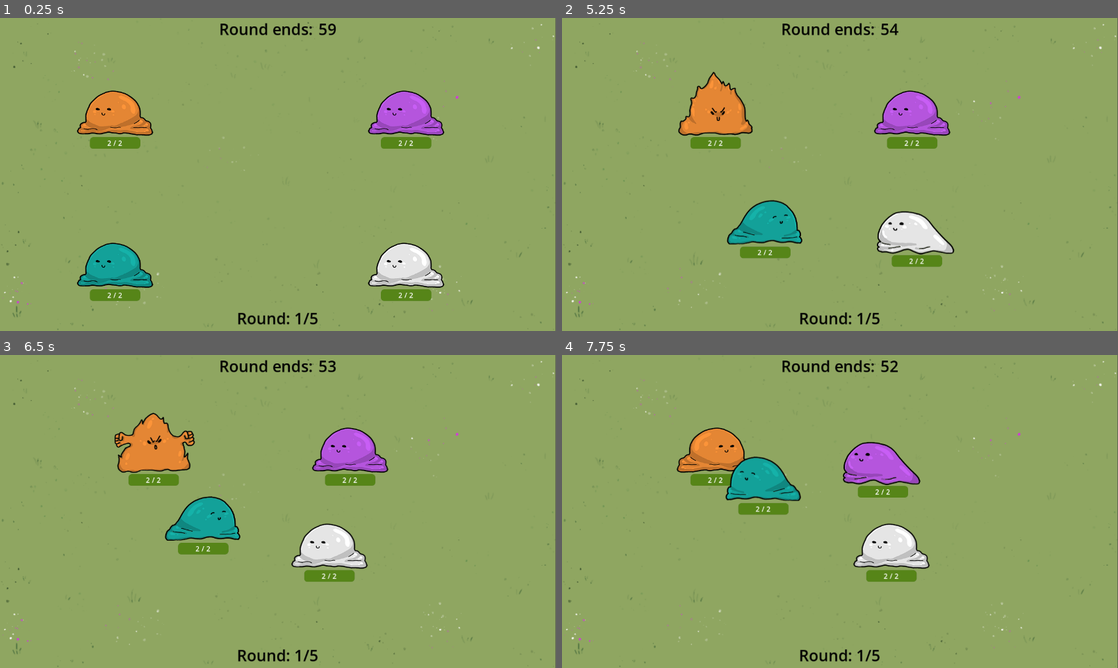
Above: before the commit, frames 1-4 (two rows, left to right).
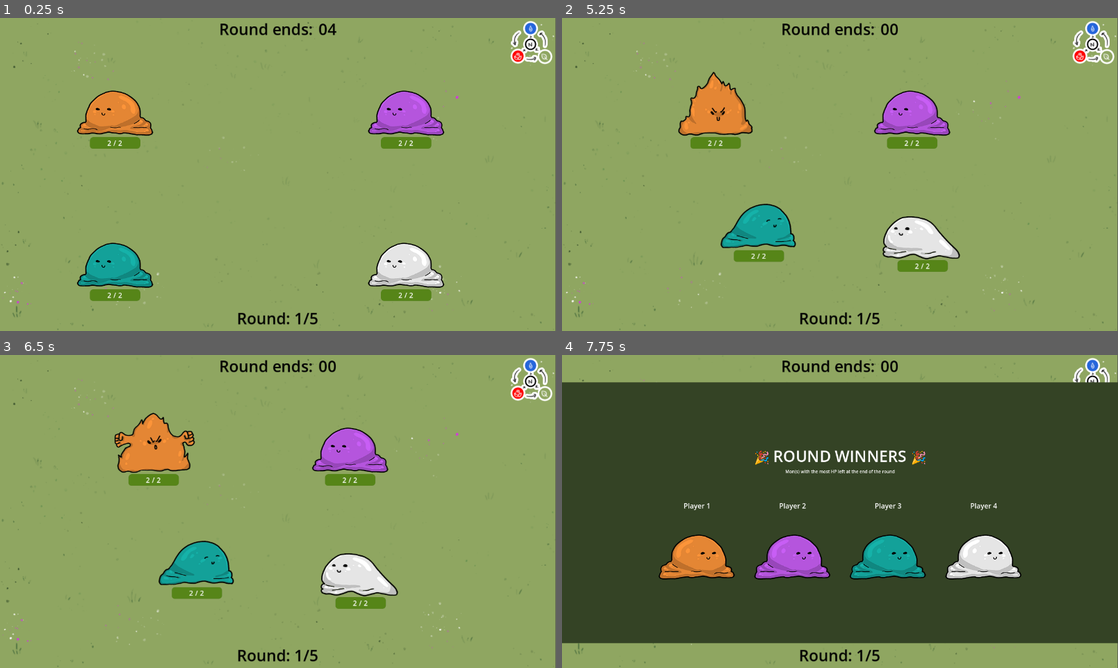
Above: after the commit, the same moments.

Repository: Galitie/mini-tyler-games
Game: Godot game, scene res://tylermon/tylermon.tscn
Two runs of this game, one before a commit and one after it. Both use one fixed random seed, a clock stepped at 60 frames per second and the inputs below. This scene is started directly instead of the project's main scene.
Inputs (mouse positions are in pixels of both pictures, inside the frame that each line leads up to):
- Up to frame 1 (0.25 s): no input
- Up to frame 2 (5.25 s): tap Enter (start) at 0.5, 1.35, 2.85, 4.35 s; move the mouse to (962, 158) at 0.52 s; hold Enter (start) 0.53-1.28 s; hold Right (move_piece_right) 0.53-2.03 s; tap Space (jump) at 0.77, 1.52, 3.02, 3.77, 4.52 s; move the mouse to (728, 190) at 1.27 s; move the mouse to (895, 105) at 2.02 s; hold A (move_left) 2.03-2.78 s; hold Enter (start) 2.03-2.78 s; move the mouse to (812, 237) at 2.77 s; hold Right (move_piece_right) 2.78-4.28 s; move the mouse to (1006, 221) at 3.52 s; hold Enter (start) 3.53-4.28 s; move the mouse to (673, 127) at 4.27 s; hold A (move_left) 4.28-5.03 s; move the mouse to (867, 174) at 5.02 s; hold Right (move_piece_right) from 5.03 s (still down); hold Enter (start) from 5.03 s (still down)
- Up to frame 3 (6.5 s): move the mouse to (194, 433) at 5.77 s; release Right (move_piece_right) at 5.78 s; release Enter (start) at 5.78 s; hold A (move_left) from 5.78 s (still down); tap Enter (start) at 5.85 s; tap Space (jump) at 6.02 s
- Up to frame 4 (7.75 s): move the mouse to (962, 495) at 6.52 s; hold Enter (start) 6.53-7.28 s; tap Space (jump) at 6.77, 7.52 s; move the mouse to (728, 527) at 7.27 s; release A (move_left) at 7.28 s; hold Right (move_piece_right) from 7.28 s (still down); tap Enter (start) at 7.35 s

The runs differ from the first frame. In frame 1, 0.6% of the frame differs, in the area x 57-100%, y 0-15%; in frame 2, 3.0%; in frame 3, 6.6%; in frame 4, 84%, in the area x 0-100%, y 0-93%.
Error in both runs: Cannot call method 'get_node' on a null value. (res://tylermon/tylermon.gd:39)

Commit message:
Added emojis idk

Diff:
--- a/tylermon/mon.gd
+++ b/tylermon/mon.gd
@@ -146,7 +146,7 @@
 			current_state = State.KNOCKED_OUT
 			toggle_particle(false)
 			sprite.play("just_knocked_out")
-			chance_to_say_phrase(knocked_out_phrases, 1)
+			#chance_to_say_phrase(knocked_out_phrases, 1)
 			timer.paused = true
 			z_index = default_z_index - 1
 			get_node("collision").disabled = true
--- a/tylermon/mon.tscn
+++ b/tylermon/mon.tscn
@@ -284,7 +284,6 @@
 
 [sub_resource type="Animation" id="Animation_lk8iw"]
 resource_name = "damage_amount"
-length = 0.75
 tracks/0/type = "value"
 tracks/0/imported = false
 tracks/0/enabled = true
@@ -292,7 +291,7 @@
 tracks/0/interp = 1
 tracks/0/loop_wrap = true
 tracks/0/keys = {
-"times": PackedFloat32Array(0, 0.2, 0.4, 0.6),
+"times": PackedFloat32Array(0, 0.2, 0.7, 0.9),
 "transitions": PackedFloat32Array(1, 1, 1, 1),
 "update": 0,
 "values": [Color(1, 1, 1, 0), Color(1, 1, 1, 1), Color(1, 1, 1, 1), Color(1, 1, 1, 0)]
@@ -304,10 +303,10 @@
 tracks/1/interp = 1
 tracks/1/loop_wrap = true
 tracks/1/keys = {
-"times": PackedFloat32Array(0, 0.7),
+"times": PackedFloat32Array(0, 0.9),
 "transitions": PackedFloat32Array(1, 1),
 "update": 0,
-"values": [Vector2(-100, -19.5), Vector2(-100, -100)]
+"values": [Vector2(-105, -19.5), Vector2(-105, -100)]
 }
 
 [sub_resource type="Animation" id="Animation_i6xwv"]
@@ -530,21 +529,23 @@
 
 [node name="damage_taken" type="Label" parent="."]
 modulate = Color(1, 1, 1, 0)
+z_index = 3
+y_sort_enabled = true
 anchors_preset = 8
 anchor_left = 0.5
 anchor_top = 0.5
 anchor_right = 0.5
 anchor_bottom = 0.5
-offset_left = -100.0
+offset_left = -105.0
 offset_top = -19.5
-offset_right = 69.0
+offset_right = 64.0
 offset_bottom = 19.5
 grow_horizontal = 2
 grow_vertical = 2
 scale = Vector2(1.25, 1.25)
 size_flags_horizontal = 4
 theme_override_font_sizes/font_size = 28
-text = "not effective"
+text = "1"
 horizontal_alignment = 1
 vertical_alignment = 1
 
--- a/tylermon/transition_ui.gd
+++ b/tylermon/transition_ui.gd
@@ -18,9 +18,9 @@
 	if winners.size() == 0:
 		"NO WINNERS THIS ROUND"
 	if winners.size() == 1:
-		title_label.text = "ROUND WINNER:"
+		title_label.text = "🎉 ROUND WINNER 🎉"
 	else:
-		title_label.text = "ROUND WINNERS:"
+		title_label.text = "🎉 ROUND WINNERS 🎉"
 	build_winners_nodes(winners)
 
 
@@ -35,9 +35,9 @@
 
 func show_final_winners(winners):
 	if winners.size() == 1:
-		title_label.text = "GAME WINNER:"
+		title_label.text = "✨🏆 GAME WINNER 🏆✨"
 	else:
-		title_label.text = "GAME WINNERS:"
+		title_label.text = "✨🏆 GAME WINNERS 🏆✨"
 	build_winners_nodes(winners)
 
 
--- a/tylermon/tylermon.tscn
+++ b/tylermon/tylermon.tscn
@@ -12,7 +12,7 @@
 [node name="tylermon" type="Node2D"]
 scale = Vector2(0.998899, 1.00798)
 script = ExtResource("1_66guv")
-fight_length = 60
+fight_length = 5
 upgrade_length = 120
 max_rounds = 5
 
@@ -151,10 +151,6 @@
 position = Vector2(934, 562)
 custom_color = Color(1, 1, 1, 1)
 
-[node name="Sprite2D" type="Sprite2D" parent="upgrade_ui"]
-position = Vector2(618.681, 334.332)
-texture = ExtResource("6_urw4u")
-
 [node name="command_ui" type="Control" parent="."]
 visible = false
 custom_minimum_size = Vector2(1280, 720)
@@ -203,4 +199,8 @@
 
 [node name="wait_timer" type="Timer" parent="."]
 
+[node name="elements" type="Sprite2D" parent="."]
+position = Vector2(1223.35, 56.5487)
+texture = ExtResource("6_urw4u")
+
 [connection signal="timeout" from="round_timer" to="." method="_on_round_timer_timeout"]
--- a/tylermon/tylermon_theme.tres
+++ b/tylermon/tylermon_theme.tres
@@ -5,7 +5,7 @@
 content_margin_top = 3.0
 content_margin_right = 10.0
 content_margin_bottom = 3.0
-bg_color = Color(0.321569, 0.254902, 0.0627451, 1)
+bg_color = Color(0.180392, 0.294118, 0.0392157, 1)
 corner_radius_top_left = 3
 corner_radius_top_right = 3
 corner_radius_bottom_right = 3
--- a/tylermon/upgrade_menu.tscn
+++ b/tylermon/upgrade_menu.tscn
@@ -4,9 +4,9 @@
 [ext_resource type="Theme" uid="uid://mej1pqgdqmna" path="res://tylermon/tylermon_theme.tres" id="2_obobf"]
 
 [sub_resource type="StyleBoxFlat" id="StyleBoxFlat_dtmia"]
-content_margin_left = 5.0
+content_margin_left = 10.0
 content_margin_top = 3.0
-content_margin_right = 5.0
+content_margin_right = 10.0
 content_margin_bottom = 3.0
 bg_color = Color(0.552941, 0.407843, 0.847059, 1)
 corner_radius_top_left = 3
@@ -57,9 +57,10 @@
 [node name="description" type="Label" parent="margin/hbox/buttons"]
 custom_minimum_size = Vector2(0, 40)
 layout_mode = 2
-theme_override_colors/font_color = Color(0.788235, 0.788235, 0.788235, 1)
+theme_override_colors/font_color = Color(1, 1, 1, 1)
 theme_override_font_sizes/font_size = 12
-text = "Dole out 3 points to stats"
+text = "Dole out 3 points to stats this is a test of even more text"
+horizontal_alignment = 1
 autowrap_mode = 2
 
 [node name="hbox" type="HBoxContainer" parent="margin/hbox/buttons"]
@@ -71,7 +72,7 @@
 focus_neighbor_top = NodePath("../../hbox7/gamble")
 focus_neighbor_bottom = NodePath("../../hbox2/str")
 theme = ExtResource("2_obobf")
-text = "Increase Health"
+text = "❤️ Increase Health"
 alignment = 0
 
 [node name="stat1" type="Label" parent="margin/hbox/buttons/hbox"]
@@ -89,7 +90,8 @@
 focus_neighbor_top = NodePath("../../hbox/hp")
 focus_neighbor_bottom = NodePath("../../hbox3/int")
 theme = ExtResource("2_obobf")
-text = "Increase Strength"
+text = "💪 Increase Strength"
+alignment = 0
 
 [node name="stat2" type="Label" parent="margin/hbox/buttons/hbox2"]
 layout_mode = 2
@@ -104,7 +106,8 @@
 focus_neighbor_top = NodePath("../../hbox2/str")
 focus_neighbor_bottom = NodePath("../../hbox5/type")
 theme = ExtResource("2_obobf")
-text = "Increase Intelligence"
+text = "🧠 Increase Intellect"
+alignment = 0
 
 [node name="stat3" type="Label" parent="margin/hbox/buttons/hbox3"]
 layout_mode = 2
@@ -119,7 +122,8 @@
 focus_neighbor_top = NodePath(".")
 focus_neighbor_bottom = NodePath("../../hbox7/gamble")
 theme = ExtResource("2_obobf")
-text = "Change Attack Type"
+text = " ♻️ Change Element"
+alignment = 0
 
 [node name="stat4" type="Label" parent="margin/hbox/buttons/hbox5"]
 layout_mode = 2
@@ -130,14 +134,16 @@
 
 [node name="gamble" type="Button" parent="margin/hbox/buttons/hbox7"]
 layout_mode = 2
-size_flags_horizontal = 3
+size_flags_horizontal = 4
+size_flags_vertical = 4
 focus_neighbor_top = NodePath("../../hbox5/type")
 focus_neighbor_bottom = NodePath("../../hbox/hp")
 theme = ExtResource("2_obobf")
 theme_override_styles/normal = SubResource("StyleBoxFlat_dtmia")
 theme_override_styles/hover = SubResource("StyleBoxFlat_3dj2a")
 theme_override_styles/pressed = SubResource("StyleBoxFlat_03iys")
-text = "GAMBLE"
+text = "🎲 GAMBLE "
+alignment = 0
 
 [node name="hbox6" type="HBoxContainer" parent="margin/hbox/buttons/hbox7"]
 layout_mode = 2
@@ -145,6 +151,7 @@
 
 [node name="HBoxContainer" type="HBoxContainer" parent="margin/hbox/buttons"]
 layout_mode = 2
+alignment = 1
 
 [node name="place" type="Label" parent="margin/hbox/buttons/HBoxContainer"]
 layout_mode = 2
